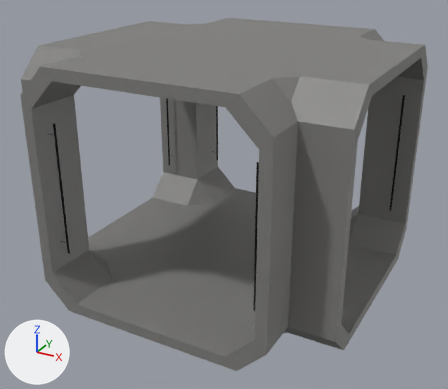
What one commit did to the FBX model Assets/Models/Import Models/tube_4way.fbx.
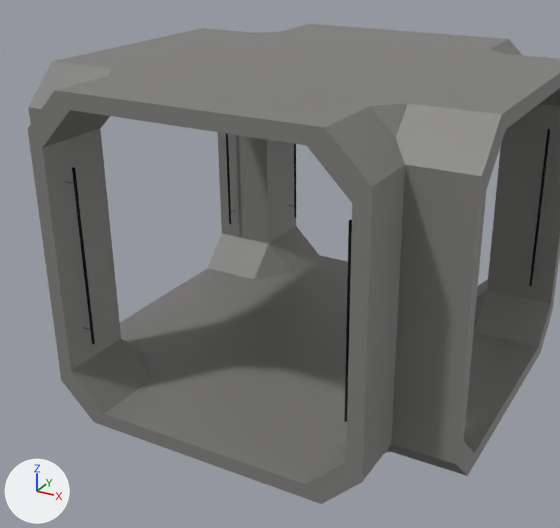
The first picture shows the older version from a camera (50 mm lens) standing at (5.28, -9.9, 6.21) and looking at (-0.01, -0.3, 1.41). The close-ups show both versions on the part from 0% to 92% of the width and 0% to 100% of the height of that picture. Every picture has the same lights, and +X, +Y and +Z are marked at lower left. Where no turn or scale is listed for an object, it has been applied to the vertices.

Script lines for the objects in view, before the commit:
```python
me_cylinder_005 = bpy.data.meshes.new('Cylinder.005')
me_cylinder_005.from_pydata(...)  # 144 vertices, 84 faces; spans x -2.0..2.0, y -2.72..-2.68, z 0.8..3.2
me_cylinder_005.materials.append(mat_handle)  # black #000000
me_torus_004 = bpy.data.meshes.new('Torus.004')
me_torus_004.from_pydata(...)  # 120 vertices, 93 faces; spans x -3.0..3.0, y -3.0..3.0, z -0.2..4.2
me_torus_004.materials.append(mat_tube)  # grey #7f7e7c
ob_tube4handlewest = bpy.data.objects.new('Tube4HandleWest', me_cylinder_005)
ob_tube4handlewest.location = (0.0, 0.0, 0.0)
ob_tube4way = bpy.data.objects.new('Tube4Way', me_torus_004)
ob_tube4way.location = (0.0, 0.0, 0.0)
```
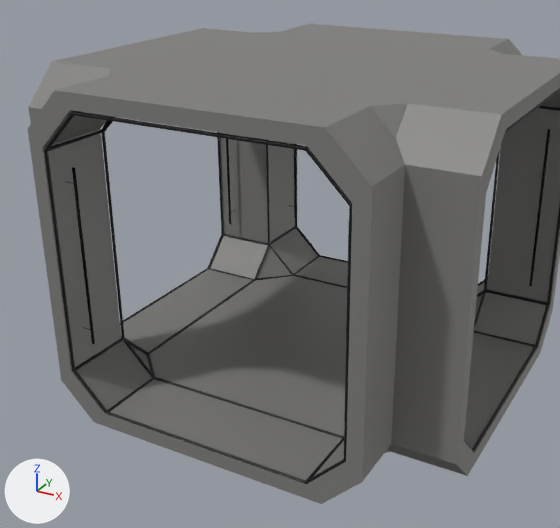
Patch to the scene script:
```diff
--- a/Assets/Models/Import Models/tube_4way.fbx.py
+++ b/Assets/Models/Import Models/tube_4way.fbx.py
@@ mat_edges @@
+mat_edges = principled_material('Edges')
+mat_edges.base_color = (0.0, 0.0, 0.0)  # black #000000
@@ me_wireframe @@
+me_wireframe.from_pydata(...)  # 5760 vertices, 4800 faces; spans x -2.99..2.99, y -2.99..2.99, z -0.02..3.98
+me_wireframe.materials.append(mat_edges)  # black #000000
@@ ob_wireframe @@
+ob_wireframe = bpy.data.objects.new('WireFrame', me_wireframe)
+ob_wireframe.location = (0.0, 0.0, 0.0)
```

Location of each change, [x1, y1, x2, y2] in pixels of the close-ups (560 x 528 px):
'WireFrame', added (black)
    after: [44, 88, 560, 484]
